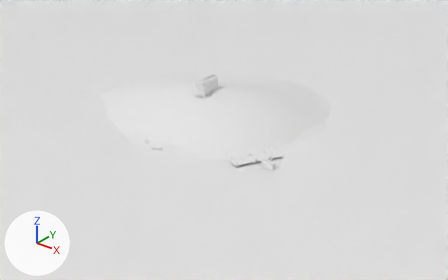
The Blender file Blender/new_world.blend, before and after one commit.
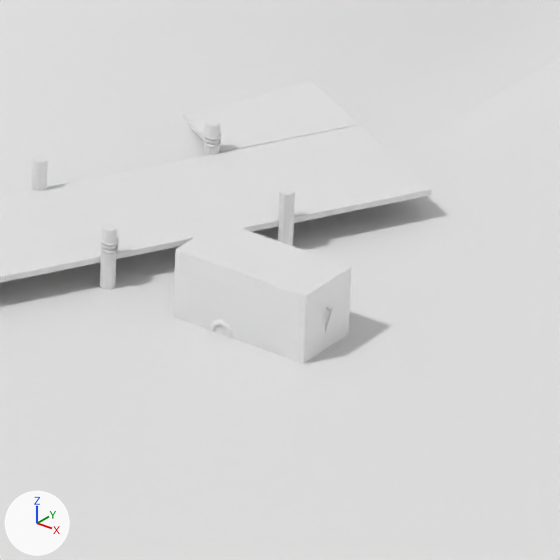
The first picture shows the older version from a 50 mm camera at (187.6, -232.5, 125.3) aimed at (9.0, -9.1, -13.2). The close-ups show both versions on the part from 55% to 66% of the width and 50% to 67% of the height of that picture; other places that the commit changed are outside them. The lights are fixed; the arrows at lower left show +X, +Y and +Z.

Names of what the first close-up shows: 'Asset_FishingBoat', 'Asset_PontoonLittle', 'Plane', 'land'.
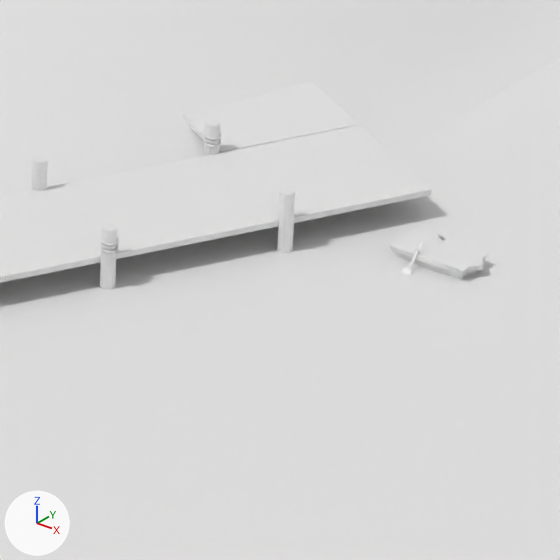
Where the change shows, as pixel boxes (x1, y1, x2, y2) in the close-ups (560 x 560 px):
'Asset_FishingBoat', deleted
    before: (174, 221, 351, 364)
'Asset_BoatA', added
    after: (389, 228, 488, 279)

The change, as a list of edits to the scene's bpy script:
```text
Add me_cube_014:
    me_cube_014.from_pydata([(-0.78, -1.0, -0.28), (-1.0, -1.54, 1.0), (-0.78, 1.0, -0.28), (-1.0, 1.54, 1.0), (0.63, -1.0, -0.22), (0.81, -1.54, 1.0), (0.63, 1.0, -0.22), (0.81, 1.54, 1.0)], [], [(0, 1, 3, 2), (2, 3, 7, 6), (6, 7, 5, 4), (4, 5, 1, 0), (2, 6, 4, 0), (7, 3, 1, 5)])
Add me_cube_334:
    me_cube_334.from_pydata(...)  # 483 vertices, 434 faces; spans x -1.83..1.83, y -1.78..1.78, z -0.2..1.06
    me_cube_334.materials.append(mat_mainmaterial)  # its picture is missing
Add col_asset_boata:
    col_asset_boata = bpy.data.collections.new('Asset_BoatA')
    col_asset_boata.objects.link(ob_mesh_027)
    col_asset_boata.objects.link(ob_collision_020)
Remove ob_asset_fishingboat:
    ob_asset_fishingboat = bpy.data.objects.new('Asset_FishingBoat', None)
    ob_asset_fishingboat.location = (57.28, -39.49, -0.65)
    ob_asset_fishingboat.instance_type = 'COLLECTION'
    ob_asset_fishingboat.instance_collection = col_asset_fishingboat
Remove ob_boat:
    ob_boat = bpy.data.objects.new('Boat', me_torus_002)
    ob_boat.location = (0.0, 0.0, 0.0)
Remove ob_collision_001:
    ob_collision_001 = bpy.data.objects.new('Collision.001', me_cube_001)
    ob_collision_001.location = (0.477, 0.0, 0.0)
    ob_collision_001.scale = (2.95, 2.95, 0.83)
Add ob_collision_020:
    ob_collision_020 = bpy.data.objects.new('Collision.020', me_cube_014)
    ob_collision_020.location = (0.0334, 0.0, 0.141)
    ob_collision_020.scale = (1.8, 0.557, 0.555)
Add ob_mesh_027:
    ob_mesh_027 = bpy.data.objects.new('Mesh.027', me_cube_334)
    ob_mesh_027.location = (0.0, 0.0, 0.0)
Add ob_asset_boata:
    ob_asset_boata = bpy.data.objects.new('Asset_BoatA', None)
    ob_asset_boata.location = (59.8, -31.33, -0.19)
    ob_asset_boata.instance_type = 'COLLECTION'
    ob_asset_boata.instance_collection = col_asset_boata
```
